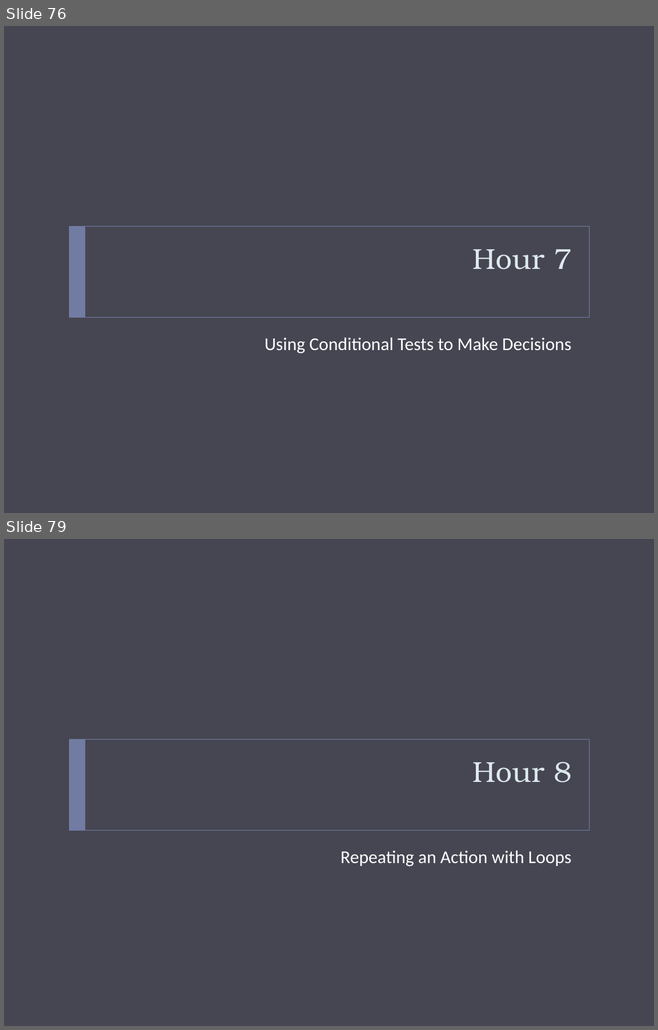
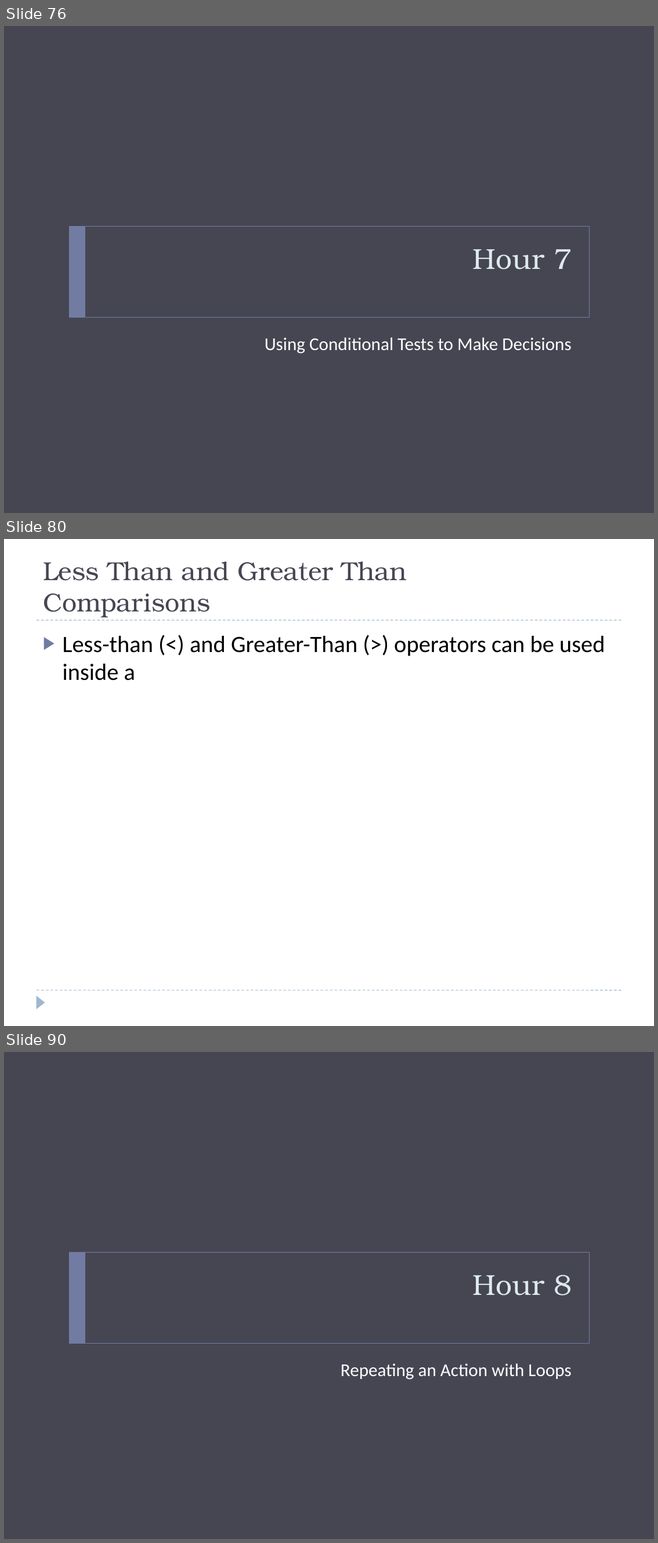
Before and after one commit to bcraig108/JavaClass_2013_Summer, a slide deck: Introduction to Java Programming.pptx. Shown one above the other, each under a label of ours: slides 76 and 79 before the commit, slides 76, 80 and 90 after it; the slides between them are not shown. The pictures are 658x1030 and 658x1543 pixels, drawn with LibreOffice and Linux fonts; fonts in the diff are those of the drawing; background and template pictures are left out. Boxes give left, top, right and bottom in pixels: in the first picture for what was removed or moved away, otherwise in the second. Text is boxed around its words. In the diff, an @@ line names an element or a change of style, - is before the commit and + after.

```diff
--- a/Introduction to Java Programming.pptx
+++ b/Introduction to Java Programming.pptx
@@ slide 80 added at <box>4,539,654,1026</box>, background #FFFFFF @@
@@ title added at <box>43,562,407,617</box>, 28.8 pt, text #464653 @@
+Less Than and Greater Than Comparisons
@@ line added from (36, 620) to (621, 620), #9FB8CD 0.75 pt dashed @@
@@ text added at <box>63,636,604,681</box>, 26 pt, text #000000 @@
+▶ Less-than (<) and Greater-Than (>) operators can be used inside a
@@ line added from (36, 990) to (621, 990), #9FB8CD 0.75 pt dashed @@
@@ triangle added at <box>36,995,45,1009</box>, fill #9FB8CD @@
@@ what was slide 79 is now slide 90 @@
```
Also in this commit, not shown: 1 slide changed, 11 other slides added, 1 slide removed, 2 other files.
